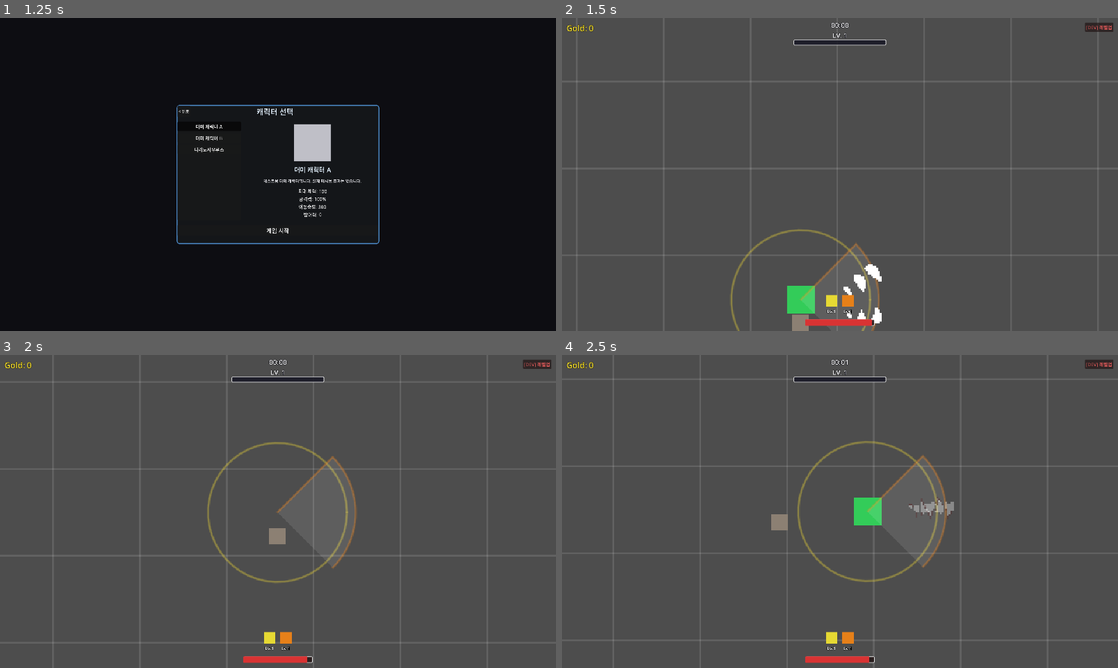
Above: before the commit, frames 1-4 (two rows, left to right).
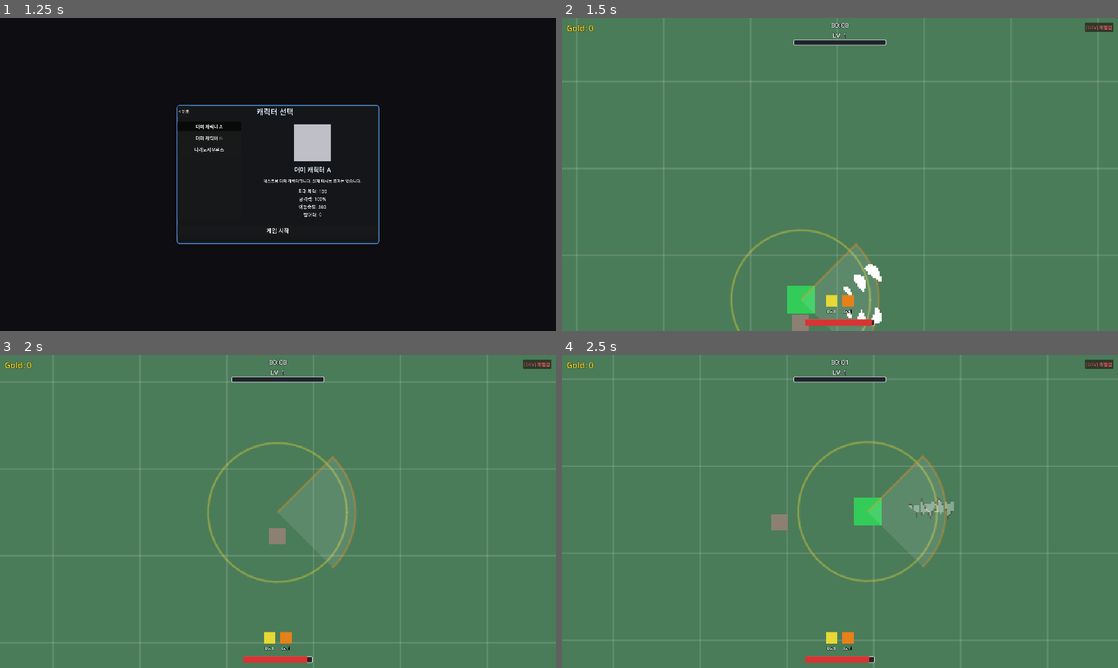
Above: after the commit, the same moments.

Repository: seunnna7/DinoSurvivor
Game: Godot game, scene res://scenes/main/MainMenu.tscn
Same seed, same stepped clock (60 frames per second), same inputs: the game is played once before the commit and once after it.
Inputs:
- Up to frame 1 (1.25 s): click "게임 시작" at 0.5 s
- Up to frame 2 (1.5 s): click "게임 시작" at 1.25 s
- Up to frame 3 (2 s): no input
- Up to frame 4 (2.5 s): hold Right (ui_right) from 2.03 s (still down)

Frame 1 is identical in both runs. In frame 2, 98% of the frame differs, in the area x 0-100%, y 0-100%; in frame 3, 99%; in frame 4, 98%.

Commit message:
맵 초록색으로 변경, 알 투척범위 표시

Diff:
--- a/dino-survivor-develop/scenes/entities/Enemy.tscn
+++ b/dino-survivor-develop/scenes/entities/Enemy.tscn
@@ -1,20 +1,20 @@
-[gd_scene load_steps=3 format=3]
+[gd_scene format=3 uid="uid://c1a2dcfeeftra"]
 
-[ext_resource type="Script" path="res://scripts/entities/enemy.gd" id="1_enemy"]
+[ext_resource type="Script" uid="uid://bn5esrvx8b276" path="res://scripts/entities/enemy.gd" id="1_enemy"]
 
 [sub_resource type="CircleShape2D" id="CircleShape2D_enemy"]
 radius = 12.0
 
-[node name="Enemy" type="CharacterBody2D"]
+[node name="Enemy" type="CharacterBody2D" unique_id=424581057]
 script = ExtResource("1_enemy")
 
-[node name="Visual" type="ColorRect" parent="."]
+[node name="Visual" type="ColorRect" parent="." unique_id=1068732128]
 offset_left = -12.0
 offset_top = -12.0
 offset_right = 12.0
 offset_bottom = 12.0
+mouse_filter = 2
 color = Color(0.75, 0.2, 0.2, 1)
-mouse_filter = 2
 
-[node name="CollisionShape2D" type="CollisionShape2D" parent="."]
+[node name="CollisionShape2D" type="CollisionShape2D" parent="." unique_id=1703492325]
 shape = SubResource("CircleShape2D_enemy")
--- a/dino-survivor-develop/scenes/skills/BiteHitEffect.tscn
+++ b/dino-survivor-develop/scenes/skills/BiteHitEffect.tscn
@@ -75,7 +75,6 @@
 scale = Vector2(2, 2)
 texture = ExtResource("2")
 hframes = 7
-frame = 3
 
 [node name="BottomJaw" type="Sprite2D" parent="." unique_id=681130657]
 texture_filter = 1
@@ -83,7 +82,6 @@
 scale = Vector2(2, 2)
 texture = ExtResource("3")
 hframes = 7
-frame = 3
 
 [node name="CollisionShape2D" type="CollisionShape2D" parent="." unique_id=1356603430]
 shape = SubResource("RectangleShape2D_bite")
--- a/dino-survivor-develop/scripts/debug/grid_background.gd
+++ b/dino-survivor-develop/scripts/debug/grid_background.gd
@@ -5,11 +5,13 @@
 @export var cell_size: int = 100
 @export var extent: int = 3000
 @export var line_color: Color = Color(1, 1, 1, 0.12)
+@export var bg_color: Color = Color("4a7c59") # 임시 배경색(초록)
 
 func _ready() -> void:
 	queue_redraw()
 
 func _draw() -> void:
+	draw_rect(Rect2(Vector2(-extent, -extent), Vector2(extent, extent) * 2), bg_color)
 	var x := -extent
 	while x <= extent:
 		draw_line(Vector2(x, -extent), Vector2(x, extent), line_color, 2.0)
--- a/dino-survivor-develop/scripts/systems/base_lobbed_projectile.gd
+++ b/dino-survivor-develop/scripts/systems/base_lobbed_projectile.gd
@@ -17,16 +17,39 @@
 
 var _elapsed: float = 0.0
 var _landed: bool = false
+var _landing_indicators: Array[SkillRangeIndicator] = []
 
 func _ready() -> void:
 	super._ready()
 	monitoring = false  # 비행 중에는 아무것도 타격하지 않음 — 착탄 시에만 _on_landed()로 폭발 판정
 
-## 스폰 직후 호출. 출발지/목표 착탄 지점을 설정.
+## 스폰 직후 호출. 출발지/목표 착탄 지점을 설정하고, 착탄 예정 지점에 데미지 범위를 미리 표시.
 func launch(from_position: Vector2, to_position: Vector2) -> void:
 	origin = from_position
 	target = to_position
 	global_position = origin
+	_show_landing_indicators()
+
+## 착탄 지점(월드 좌표 고정)에 반경 aoe_radius의 데미지 범위 표시. 캐릭터가 이동해도 이 표시는
+## 실제 폭발 위치에 그대로 고정되어야 하므로 owner_body가 아닌 부모(월드) 아래에 붙임.
+## 착탄 시 한 지점이 아니라 여러 지점에 나눠 터지는 하위 클래스(알다발 등)는 오버라이드.
+func _show_landing_indicators() -> void:
+	_add_landing_indicator(target, aoe_radius)
+
+func _add_landing_indicator(pos: Vector2, radius: float) -> void:
+	var indicator := SkillRangeIndicator.new()
+	indicator.radius = radius
+	indicator.ring_color = Color(1.0, 0.25, 0.2, 0.55)
+	indicator.fill_color = Color(1.0, 0.25, 0.2, 0.18)
+	indicator.global_position = pos
+	get_parent().add_child.call_deferred(indicator)
+	_landing_indicators.append(indicator)
+
+func _clear_landing_indicators() -> void:
+	for indicator in _landing_indicators:
+		if is_instance_valid(indicator):
+			indicator.queue_free()
+	_landing_indicators.clear()
 
 func _physics_process(delta: float) -> void:
 	if _landed:
@@ -40,6 +63,7 @@
 
 func _land() -> void:
 	_landed = true
+	_clear_landing_indicators()
 	_on_landed()
 
 ## 하위 클래스 오버라이드용. 착탄 시 1회 호출. 기본 동작: 반경 aoe_radius 안의 적에게 폭발 데미지 후 소멸.
--- a/dino-survivor-develop/scripts/systems/skills/egg_bomb_projectile.gd
+++ b/dino-survivor-develop/scripts/systems/skills/egg_bomb_projectile.gd
@@ -19,15 +19,26 @@
 	else:
 		super._on_landed()  # 기본형 / 형태 A(특란): 반경 aoe_radius 즉시 폭발(부모가 처리)
 
+## 형태 B(알다발)는 착탄 지점 한 곳이 아니라 미니 알들이 흩어진 자리마다 터지므로,
+## 실제 산개 위치(_mine_offset)마다 반경 mine_radius의 범위를 각각 미리 표시.
+func _show_landing_indicators() -> void:
+	if evolution != EggBombData.Evolution.EGG_CLUSTER:
+		super._show_landing_indicators()
+		return
+	for i in mine_count:
+		_add_landing_indicator(target + _mine_offset(i), mine_radius)
+
 ## 착탄 지점을 중심으로 mine_count개의 미니 알을 원형으로 균등 배치해서 흩뿌립니다.
 func _scatter_mines() -> void:
 	for i in mine_count:
-		var angle := TAU * float(i) / float(mine_count)
-		var offset := Vector2.RIGHT.rotated(angle) * mine_scatter_radius
 		var mine: EggMine = MINE_SCENE.instantiate()
-		mine.global_position = global_position + offset
+		mine.global_position = global_position + _mine_offset(i)
 		mine.damage = damage
 		mine.knockback_distance = knockback_distance
 		mine.radius = mine_radius
 		mine.lifetime = mine_lifetime
 		get_parent().add_child(mine)
+
+func _mine_offset(i: int) -> Vector2:
+	var angle := TAU * float(i) / float(mine_count)
+	return Vector2.RIGHT.rotated(angle) * mine_scatter_radius
